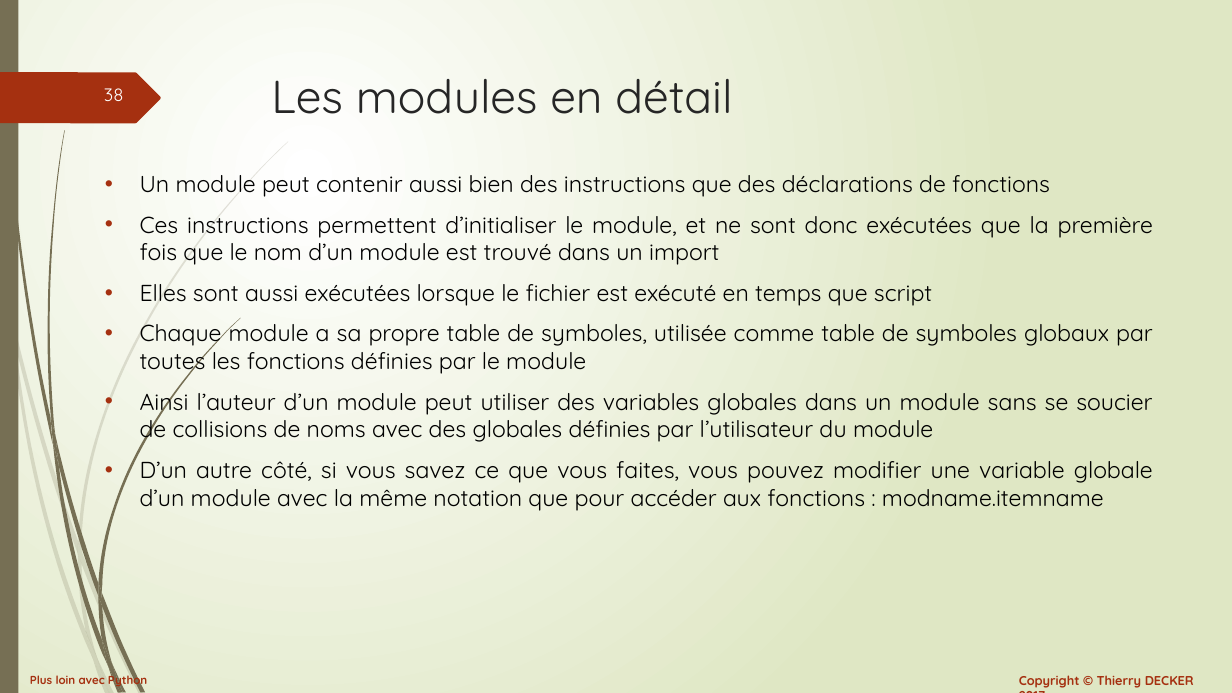
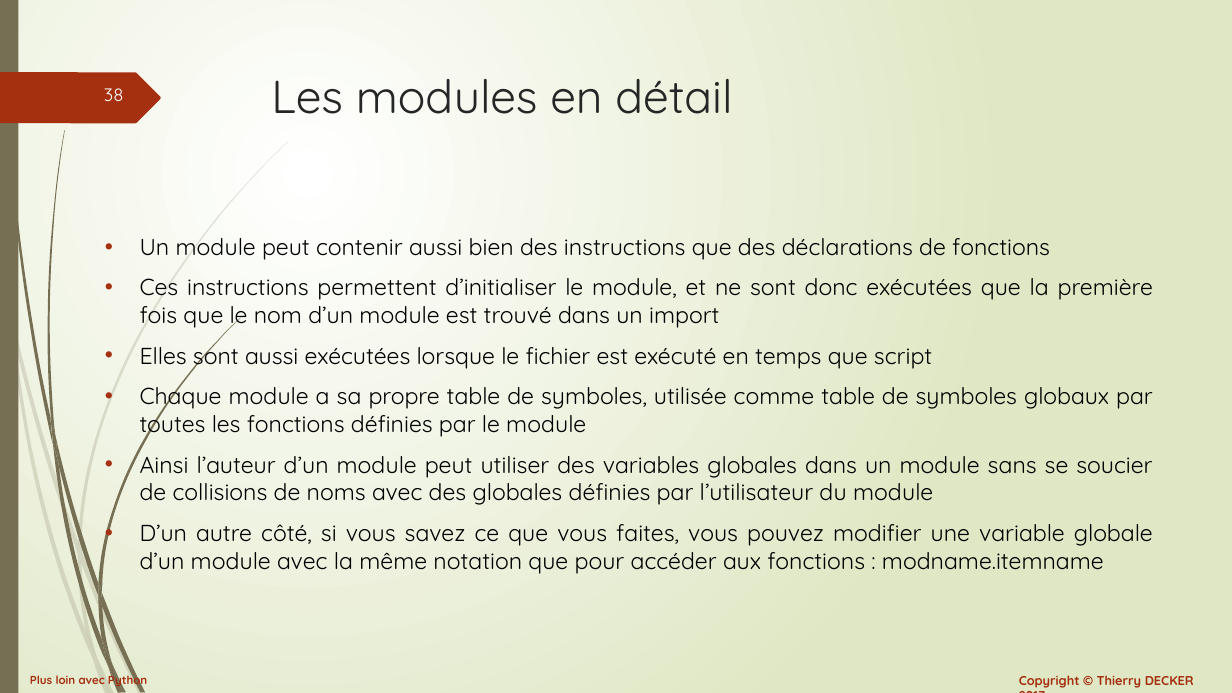
Before and after one commit to VikmanTheRacoon/learning-python, a slide deck: slide 38 of documentations/python-102.pptx. Drawn at 1232x693 pixels with LibreOffice and Linux fonts; fonts in the diff are those of the drawing. Boxes give left, top, right and bottom in pixels: in the first picture for what was removed or moved away, otherwise in the second. Text is boxed around its words. In the diff, an @@ line names an element or a change of style, - is before the commit and + after.

```diff
--- a/documentations/python-102.pptx
+++ b/documentations/python-102.pptx
@@ text "Un module peut contenir aussi ..." at (140, 238, 1153, 574): vertical alignment top to middle @@
```
Also in this commit, not shown: 1 other file.
